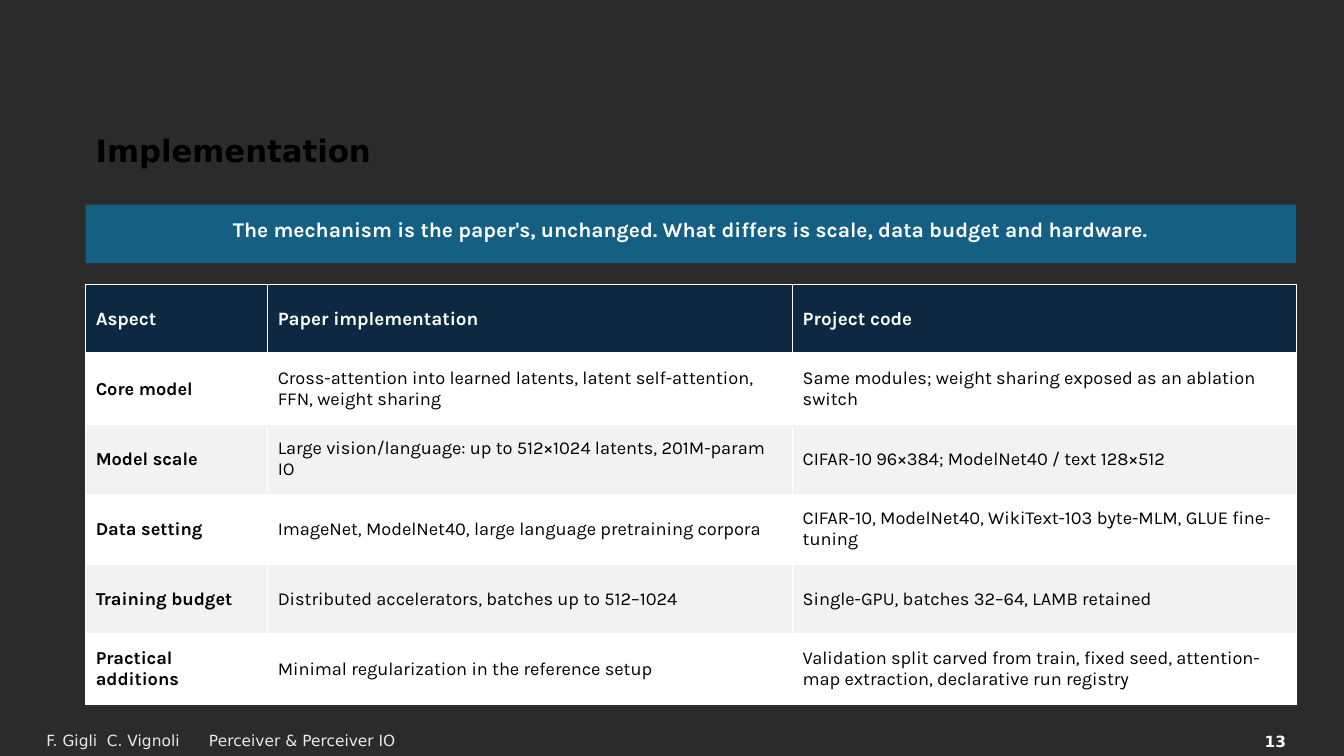
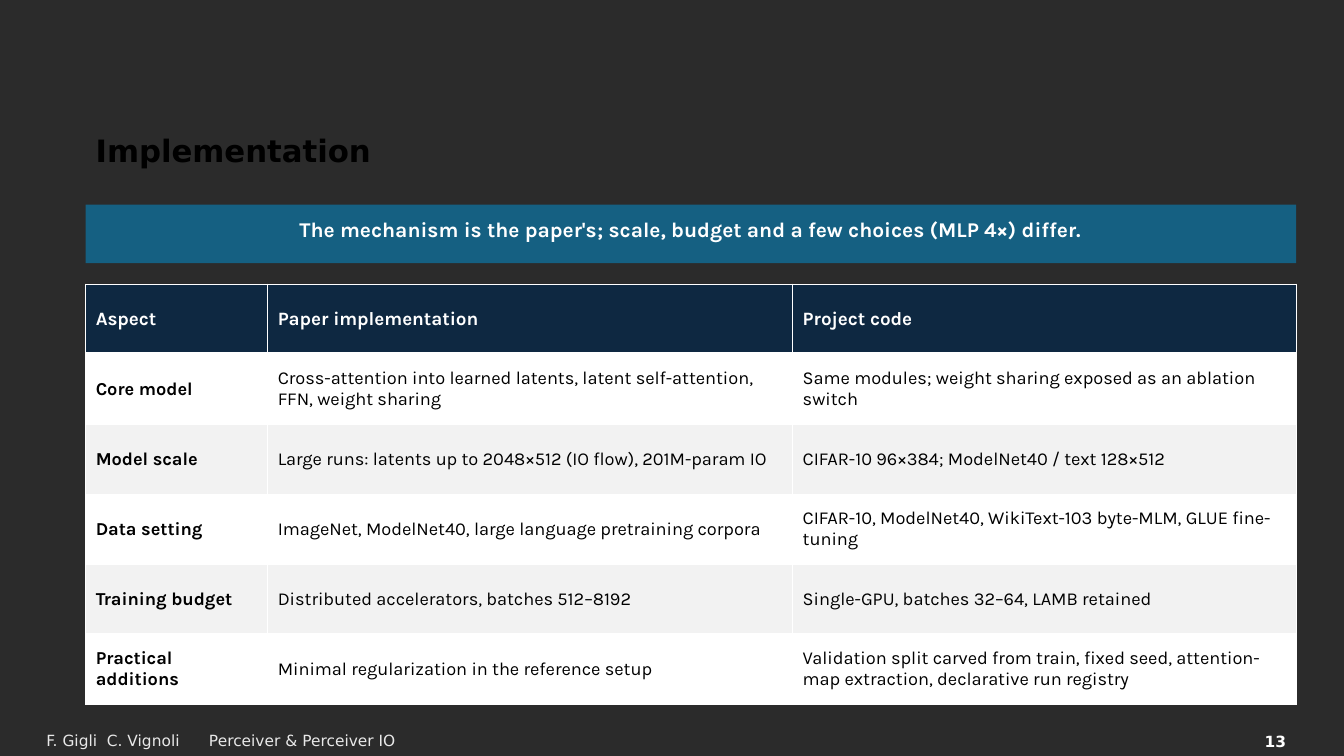
Before and after one commit to FrancescoGigli/Perceiver_project, a slide deck: slide 13 of sito/slide/Perceiver & Perceiver IO.pptx. Drawn at 1344x756 pixels with LibreOffice and Linux fonts; fonts in the diff are those of the drawing; background and template pictures are left out; a plain dark background stands for a picture behind light text. Boxes give left, top, right and bottom in pixels: in the first picture for what was removed or moved away, otherwise in the second. Text is boxed around its words. In the diff, an @@ line names an element or a change of style, - is before the commit and + after.

Commit message:
Materiali allineati al codice e alla lezione rivista
Dispensa, deck beamer e deck PowerPoint, README e pagina iniziale dicono ora le stesse
cose della lezione, verificate su codice, log e PDF dei paper.

- Dispensa (220 pagine): cross-attention del nostro codice a 1 testa con d = 261
  (non 8 teste da 64), LayerNorm con radice di (sigma^2 + eps), residual del backward
  sommata a L' e non ai latenti normalizzati, init di default di PyTorch (niente Xavier),
  troncamento a +-2 sigma, Tab. 5 come "latent transformer essenziale", Tab. 6 completa,
  Fourier con frequenze equispaziate, Fig. 5 con i valori del grafico, Perceiver IO
  (84.5 con Fourier, patch audio, query da 1026, N e D non dichiarati), capitolo del
  progetto (e02 atteso per costruzione, seed che sposta lo split, CoLA in Matthews
  62.49/65.41, e23/e24/e27/e28 instabili, ModelNet40 senza banda, ResNet con la sua
  ricetta), riferimenti teorici (LSTM a 6 equazioni, LAMB, weight decay, dropout, He,
  equivarianza, softmax, flusso ottico e GLUE di IO).
- Beamer (41 pagine) e PowerPoint: stesse correzioni in inglese, formula del trust
  ratio, otto figure rigenerate da _diag/figure_risultati42.py (run instabili marcate,
  seed e split, ricette diverse, CoLA in Matthews); nuovo anello
  _diag/allinea_rev_20260927.py per il PowerPoint.
- README, progetto/README e pagina iniziale: numeri e cautele aggiornati (42 run su 42,
  59 voci di glossario, 41 pagine del deck, 220 della dispensa).
- Lezione: backward della LayerNorm, self-attention equivariante, e27 fra le run instabili.

```diff
--- a/sito/slide/Perceiver & Perceiver IO.pptx
+++ b/sito/slide/Perceiver & Perceiver IO.pptx
@@ text at (299, 221, 1081, 243): text changed @@
-The mechanism is the paper's, unchanged. What differs is scale, data budget and hardware.
+The mechanism is the paper's; scale, budget and a few choices (MLP 4×) differ.
@@ table at (86, 284, 1298, 705) @@
-row 3, column 2: Large vision/language: up to 512×1024 latents, 201M-param IO
+row 3, column 2: Large runs: latents up to 2048×512 (IO flow), 201M-param IO
-row 5, column 2: Distributed accelerators, batches up to 512–1024
+row 5, column 2: Distributed accelerators, batches 512–8192
```
Also in this commit, not shown: 25 other slides changed, 18 other files.
